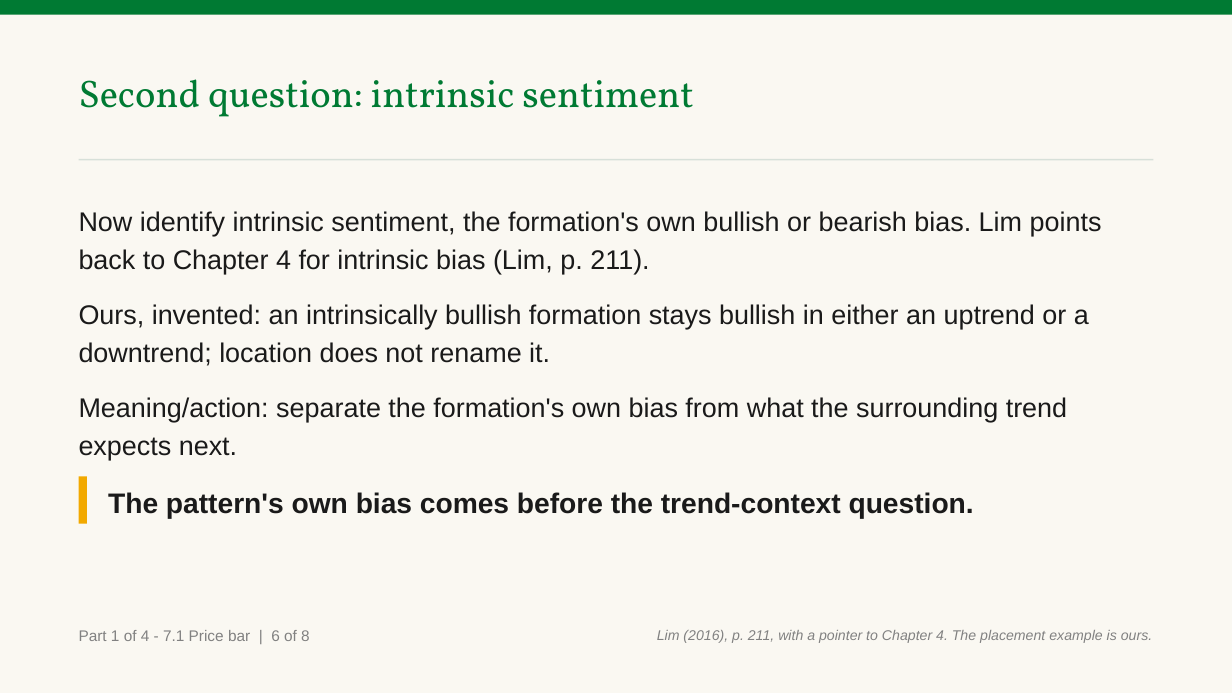
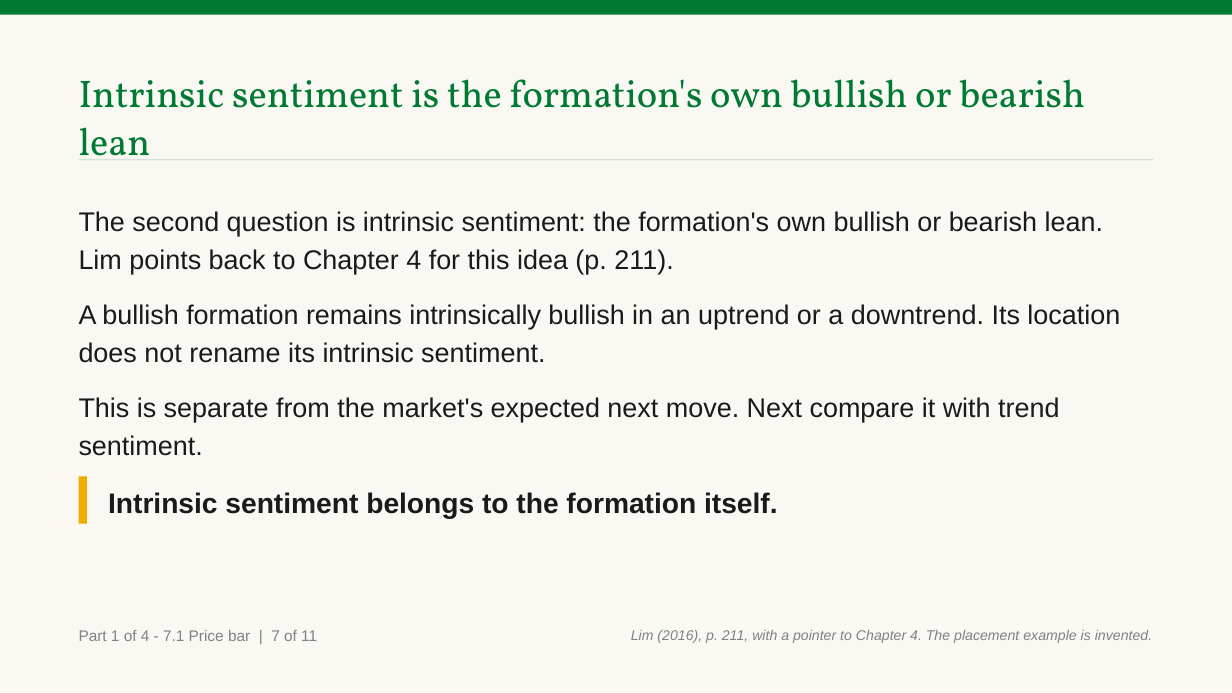
Before and after one commit to benjiesotelo-sudo/Telos_FIN1209, a slide deck: slide 17 of chapter-07/FIN1209-Chapter-07.pptx (slide 9 before the commit). Drawn at 1232x693 pixels with LibreOffice and Linux fonts; fonts in the diff are those of the drawing. Boxes give left, top, right and bottom in pixels: in the first picture for what was removed or moved away, otherwise in the second. Text is boxed around its words. In the diff, an @@ line names an element or a change of style, - is before the commit and + after.

Commit message:
Chapter 7: integrate parts and lay out every course chart by rule (#45)
* wip(ch7): integrate owner sections and shared chart layout

* fix(ch7): lay out marks with measured leader fallback and intact groups

* fix(ch7): preserve pair brackets and verify owner source conservation

* test(ch7): enforce glyph size chart width and complete mark coverage

* test(ch7): assert tick alignment and collision-free leader routes

* fix(ch7): reserve central badge routes and correct retrace anchors

* fix(ch7): retain semantic callouts alongside the four price labels

* feat(ch7): read each chart beside its sentences and split look-alikes

Fold the text slide written in front of each course chart onto the
chart's own slides, so a sentence that names a mark is read where the
mark is (checklist 12). Each sentence goes to the page that carries its
marks; the opening sentences stand on the first page and on any page
with no mark. A four-line text band above the chart replaces the old
three-line band, and the build fails if a sentence lands on no page.

Split Chart A into an exhaustion bar slide and a pin bar slide, each
with its own title, marks and sentences, numbered from 1 (checklist 26),
and move them to sit after the pin bar teaching, directly before the
check that asks what separates the two. The side-by-side recap is
dropped: two three-bar charts would not stay readable at the size rules.

Keep a four-bar pattern on one chart page instead of splitting it three
and one, so an island reversal shows both of its gaps together.

* fix(ch7): keep four-bar labels by their ticks and break level lines at labels

* fix(ch7): number split case slides from 1 and name each case instead of its side

* fix(ch7): keep column values off their columns and draw a zero line for falls

* build(ch7): rebuild the committed text deck from the integrated content

```diff
--- a/chapter-07/FIN1209-Chapter-07.pptx
+++ b/chapter-07/FIN1209-Chapter-07.pptx
@@ text at [79, 79, 1085, 156]: text changed @@
-Second question: intrinsic sentiment
+Intrinsic sentiment is the formation's own bullish or bearish lean
@@ text at [79, 211, 1120, 456]: text changed @@
-Now identify intrinsic sentiment, the formation's own bullish or bearish bias. Lim points back to Chapter 4 for intrinsic bias (Lim, p. 211).
-Ours, invented: an intrinsically bullish formation stays bullish in either an uptrend or a downtrend; location does not rename it.
-Meaning/action: separate the formation's own bias from what the surrounding trend expects next.
+The second question is intrinsic sentiment: the formation's own bullish or bearish lean. Lim points back to Chapter 4 for this idea (p. 211).
+A bullish formation remains intrinsically bullish in an uptrend or a downtrend. Its location does not rename its intrinsic sentiment.
+This is separate from the market's expected next move. Next compare it with trend sentiment.
@@ text at [108, 492, 778, 519]: text changed @@
-The pattern's own bias comes before the trend-context question.
+Intrinsic sentiment belongs to the formation itself.
@@ text at [79, 630, 317, 641]: text changed @@
-Part 1 of 4 - 7.1 Price bar | 6 of 8
+Part 1 of 4 - 7.1 Price bar | 7 of 11
@@ text at [631, 630, 1152, 643]: text changed @@
-Lim (2016), p. 211, with a pointer to Chapter 4. The placement example is ours.
+Lim (2016), p. 211, with a pointer to Chapter 4. The placement example is invented.
```
Also in this commit, not shown: 22 other slides changed, 217 slides added, 99 slides removed, 6 other files.
